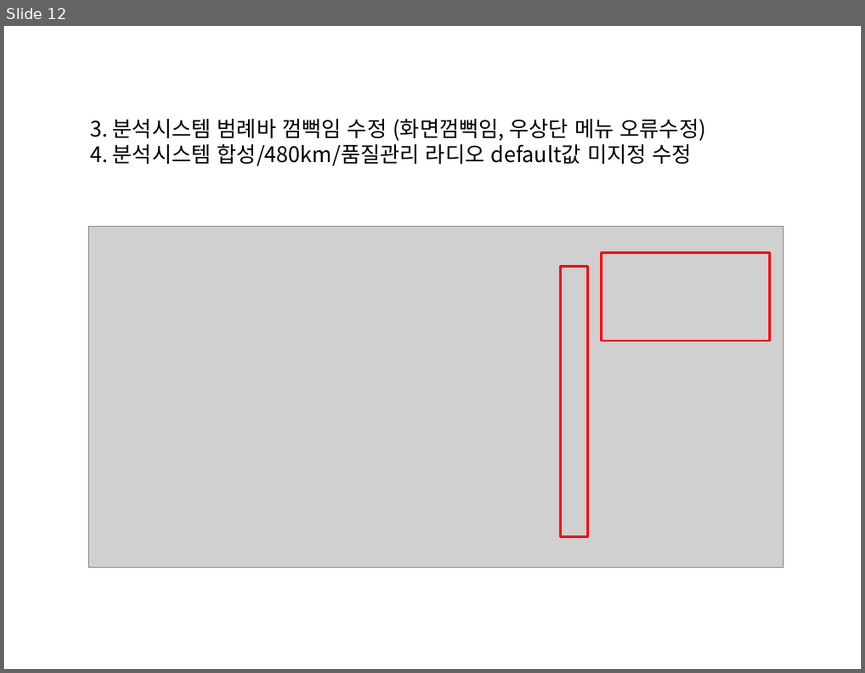
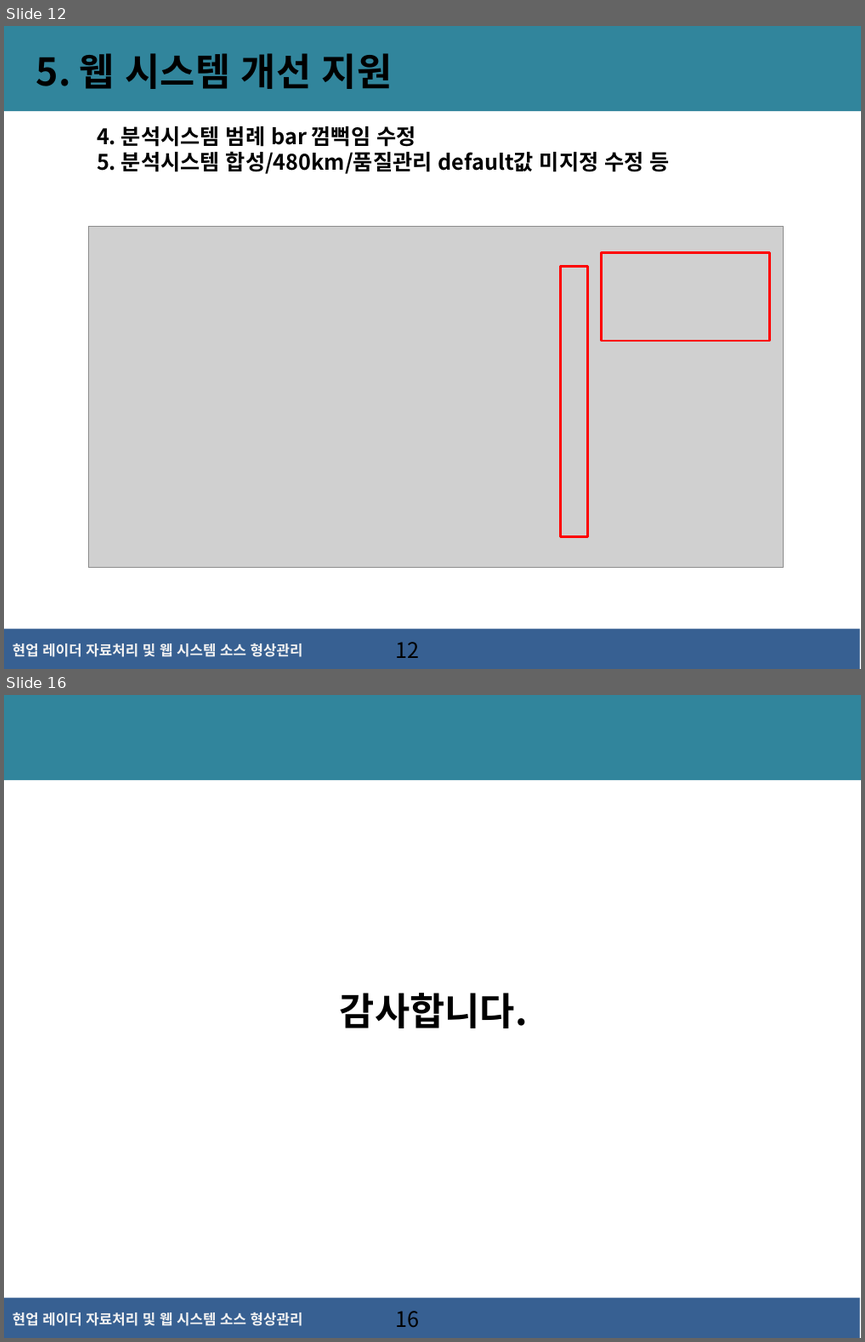
Before and after one commit to kodak00/FirstJava, a slide deck: 현업 레이더자료처리 및 웹시스템 소스 형상관리(김언식).pptx. Shown one above the other, each under a label of ours: slide 12 before the commit, slides 12 and 16 after it; the slides between them are not shown. The pictures are 865x673 and 865x1342 pixels, drawn with LibreOffice and Linux fonts; fonts in the diff are those of the drawing; grey boxes stand for pictures; background and template pictures are left out. Boxes give left, top, right and bottom in pixels: in the first picture for what was removed or moved away, otherwise in the second. Text is boxed around its words. In the diff, an @@ line names an element or a change of style, - is before the commit and + after.

```diff
--- a/현업 레이더자료처리 및 웹시스템 소스 형상관리(김언식).pptx
+++ b/현업 레이더자료처리 및 웹시스템 소스 형상관리(김언식).pptx
@@ slide 16 added at [4, 695, 861, 1338], background #FFFFFF; not listed: 3 template elements that a slide beside it also shows @@
@@ text added at [340, 993, 528, 1028], 32 pt, text #000000, bold @@
+감사합니다.
@@ page number added at [395, 1310, 419, 1327], 18 pt, text #000000 @@
+16
@@ slide 12 changed as well @@
@@ rectangle added at [4, 26, 861, 111], fill #31859C @@
@@ text added at [36, 53, 392, 89], 32 pt, text #000000, bold @@
+5. 웹 시스템 개선 지원
@@ text at [97, 126, 670, 174]: text changed; bold on @@
-3. 분석시스템 범례바 껌뻑임 수정 (화면껌뻑임, 우상단 메뉴 오류수정)
-4. 분석시스템 합성/480km/품질관리 라디오 default값 미지정 수정
+4. 분석시스템 범례 bar 껌뻑임 수정
+5. 분석시스템 합성/480km/품질관리 default값 미지정 수정 등
@@ rectangle added at [4, 629, 860, 669], fill #376092 @@
@@ text added at [12, 643, 303, 657], 12 pt, text #F2F2F2, bold @@
+현업 레이더 자료처리 및 웹 시스템 소스 형상관리
@@ page number added at [395, 641, 419, 658], 18 pt, text #000000 @@
+12
```
Also in this commit, not shown: 9 other slides changed, 5 other slides added, 3 slides removed.
